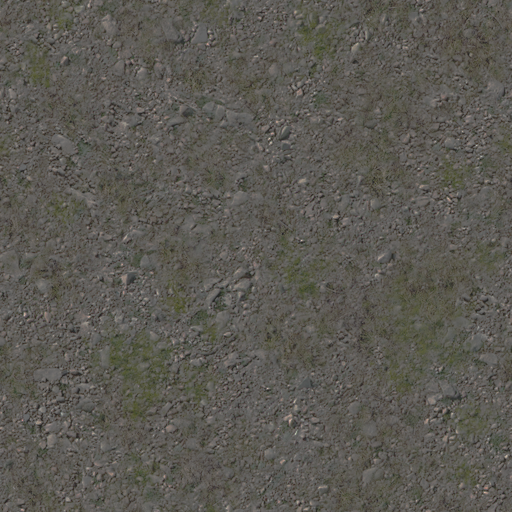
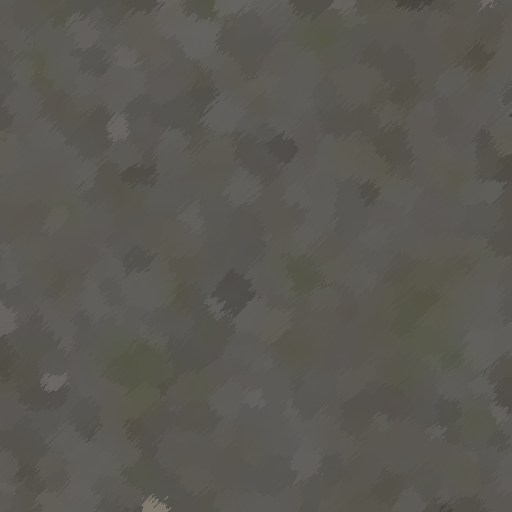
The second 512 x 512 image is a revision of the first. Changes to its layers:
painted on "Background copy 2" over [0, 0, 512, 512]
